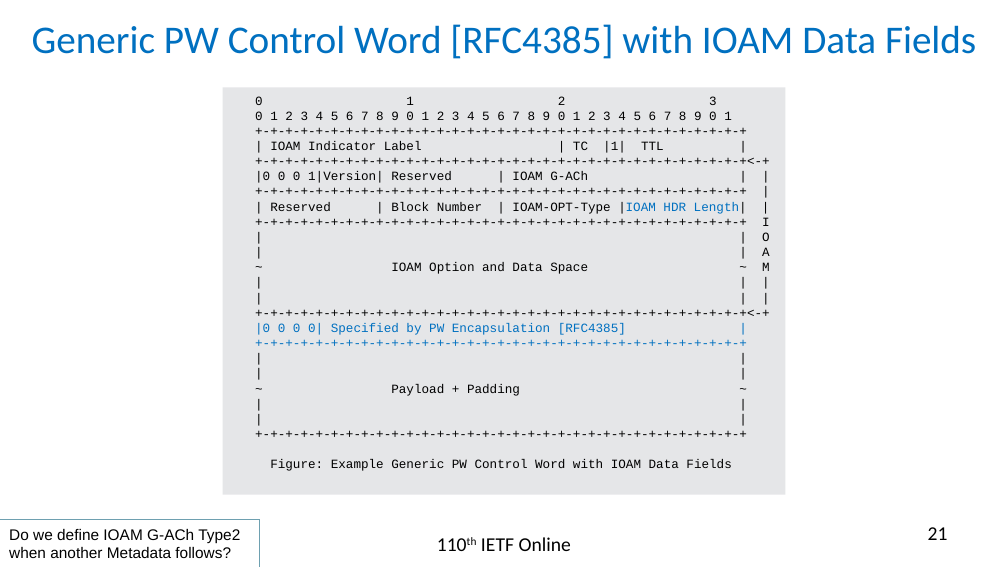
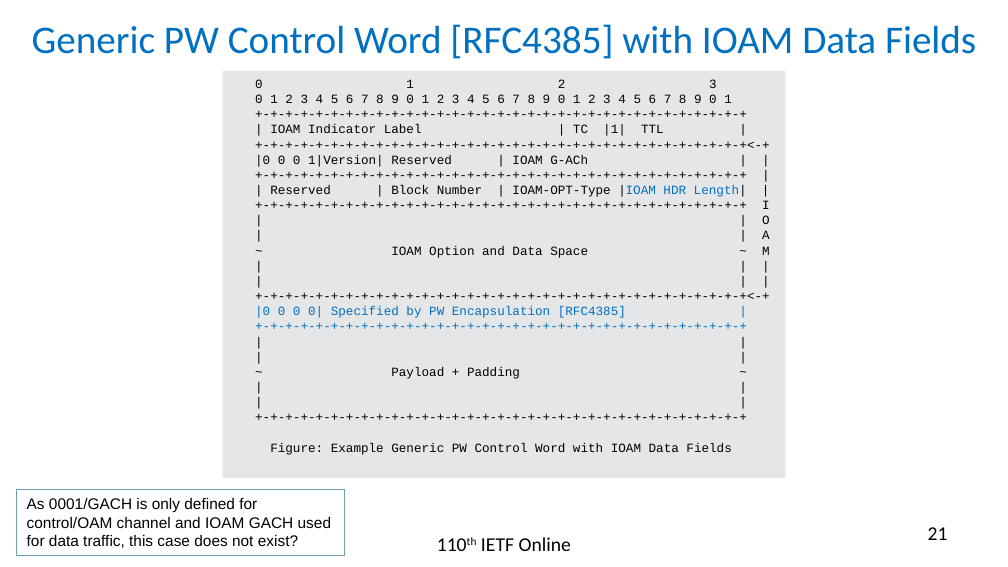
Before and after one commit to rakgandhi/ietf-slides, a slide deck: slide 21 of draft-gandhi-mpls-ioam-sr-06.pptx. Drawn at 1008x567 pixels with LibreOffice and Linux fonts; fonts in the diff are those of the drawing. Boxes give left, top, right and bottom in pixels: in the first picture for what was removed or moved away, otherwise in the second. Text is boxed around its words. In the diff, an @@ line names an element or a change of style, - is before the commit and + after.

```diff
--- a/draft-gandhi-mpls-ioam-sr-06.pptx
+++ b/draft-gandhi-mpls-ioam-sr-06.pptx
@@ rectangle "0 1 2 3" moved from (x1=223, y1=88, x2=785, y2=495) to (x1=223, y1=71, x2=785, y2=478) @@
@@ rectangle "As 0001/GACH is only defined ..." resized from (x1=0, y1=520, x2=259, y2=567) to (x1=17, y1=490, x2=345, y2=556) @@
@@ text in rectangle at (x1=27, y1=498, x2=331, y2=548): text changed @@
-Do we define IOAM G-ACh Type2 when another Metadata follows?
+As 0001/GACH is only defined for control/OAM channel and IOAM GACH used for data traffic, this case does not exist?
```
Also in this commit, not shown: 4 other slides changed, 1 other file.
